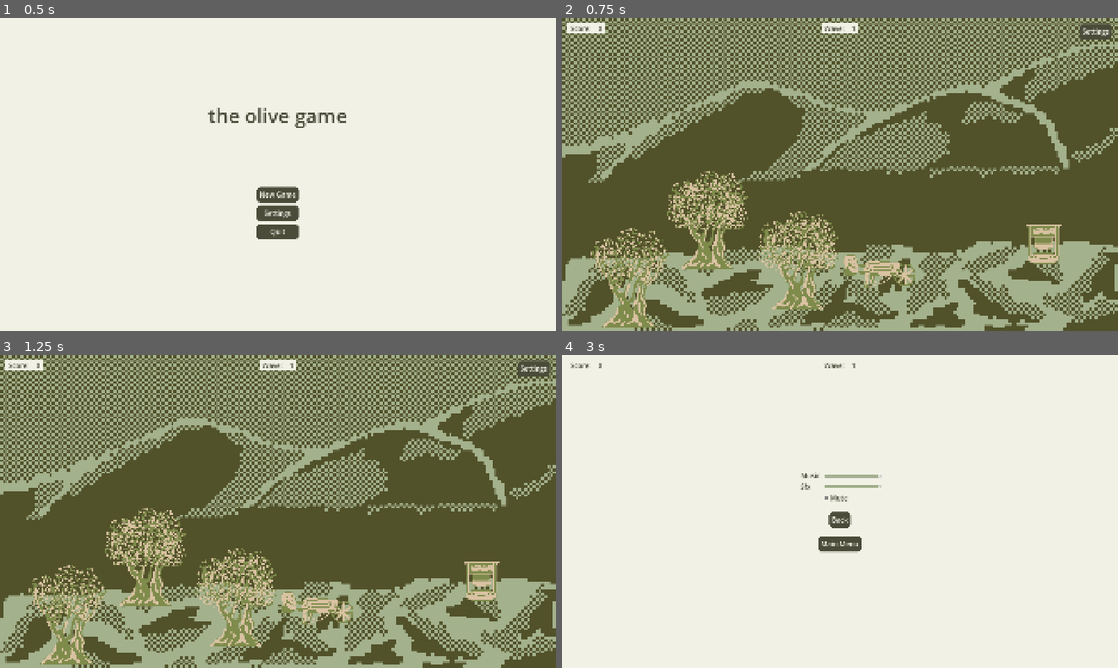
Above: before the commit, frames 1-4 (two rows, left to right).
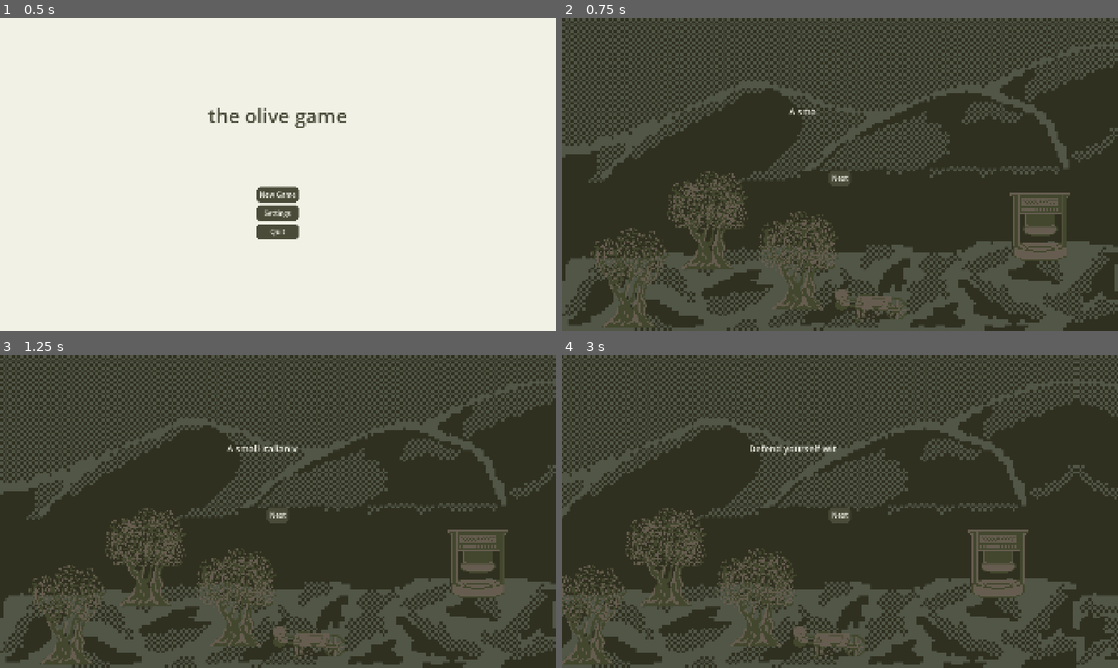
Above: after the commit, the same moments.

Repository: AntonioDell/mini-jam-203
Game: Godot game, scene res://main.tscn
Two runs of this game, one before a commit and one after it. Both use one fixed random seed, a clock stepped at 60 frames per second and the inputs below. Sound files missing from this copy of the repository are replaced by a short silence.
Inputs (mouse positions are in pixels of both pictures, inside the frame that each line leads up to):
- Up to frame 1 (0.5 s): no input
- Up to frame 2 (0.75 s): click "New Game" at 0.5 s
- Up to frame 3 (1.25 s): no input
- Up to frame 4 (3 s): click (840, 514) at 1.25 s, where only the run after the commit has a clickable "Next"; click (840, 514) at 2 s, where only the run after the commit has a clickable "Next"; click (1095, 367) at 2.75 s, where only the run before the commit has a clickable "Settings"

Frame 1 is identical in both runs. In frame 2, 99% of the frame differs, in the area x 0-100%, y 0-100%; in frame 3, 99%; in frame 4, 100%.

Commit message:
Add tutorial and qa stuff

Diff:
--- a/boiling/boiling_station.tscn
+++ b/boiling/boiling_station.tscn
@@ -4,9 +4,9 @@
 [ext_resource type="Script" uid="uid://c74c4jlxg4wv1" path="res://boiling/boiling_station_view.gd" id="1_rhyhh"]
 [ext_resource type="Theme" uid="uid://cnjgl72dvtjf4" path="res://theme.tres" id="2_ev050"]
 [ext_resource type="Script" uid="uid://dntnxsnbpww2" path="res://boiling/boiling_station_heating_incrementer.gd" id="2_fq6gp"]
-[ext_resource type="Texture2D" uid="uid://cqvxj3ylb1wmb" path="res://0_sprites/scaled_down/Fire.png" id="3_aso6l"]
 [ext_resource type="PackedScene" uid="uid://bswejc7ynxy08" path="res://click_input_area.tscn" id="5_ccy1n"]
-[ext_resource type="Texture2D" uid="uid://dhiwc4n8rkhea" path="res://0_sprites/scaled_down/Barrelrow.png" id="6_t80uk"]
+[ext_resource type="Texture2D" uid="uid://dghokhkwoxy7g" path="res://0_sprites/original/Fire.png" id="5_t80uk"]
+[ext_resource type="Texture2D" uid="uid://bu4m5m8rx22qc" path="res://0_sprites/original/Barrelrow.png" id="6_8he7g"]
 [ext_resource type="AudioStream" uid="uid://cngokref2vtjo" path="res://1_sound/bubbling.mp3" id="7_t80uk"]
 
 [sub_resource type="Curve" id="Curve_fq6gp"]
@@ -18,7 +18,7 @@
 tracks/0/type = "value"
 tracks/0/imported = false
 tracks/0/enabled = true
-tracks/0/path = NodePath(".:frame")
+tracks/0/path = NodePath("Sprite2D:frame")
 tracks/0/interp = 1
 tracks/0/loop_wrap = true
 tracks/0/keys = {
@@ -37,7 +37,7 @@
 "times": PackedFloat32Array(0),
 "transitions": PackedFloat32Array(1),
 "update": 0,
-"values": [Vector2(0, -54)]
+"values": [Vector2(0, -100)]
 }
 
 [sub_resource type="Animation" id="Animation_t80uk"]
@@ -46,7 +46,7 @@
 tracks/0/type = "value"
 tracks/0/imported = false
 tracks/0/enabled = true
-tracks/0/path = NodePath(".:frame")
+tracks/0/path = NodePath("Sprite2D:frame")
 tracks/0/interp = 1
 tracks/0/loop_wrap = true
 tracks/0/keys = {
@@ -65,7 +65,7 @@
 "times": PackedFloat32Array(0, 0.2, 0.4, 0.6, 0.8),
 "transitions": PackedFloat32Array(1, 1, 1, 1, 1),
 "update": 1,
-"values": [Vector2(0, -54), Vector2(2, -54), Vector2(1, -54), Vector2(2, -54), Vector2(1, -54)]
+"values": [Vector2(0, -99.99999), Vector2(2, -100), Vector2(1, -100), Vector2(2, -100), Vector2(1, -100)]
 }
 
 [sub_resource type="AnimationLibrary" id="AnimationLibrary_8he7g"]
@@ -75,7 +75,7 @@
 }
 
 [sub_resource type="RectangleShape2D" id="RectangleShape2D_lvmb7"]
-size = Vector2(77, 121)
+size = Vector2(127, 211)
 
 [node name="BoilingStation" type="Node2D" unique_id=1758307242]
 script = ExtResource("1_fvl80")
@@ -84,18 +84,15 @@
 script = ExtResource("2_fq6gp")
 accelleration_curve = SubResource("Curve_fq6gp")
 
-[node name="BoilingStationView" type="Sprite2D" parent="." unique_id=396679798]
-texture = ExtResource("3_aso6l")
-hframes = 2
-vframes = 3
+[node name="BoilingStationView" type="Node2D" parent="." unique_id=89604207]
 script = ExtResource("1_rhyhh")
 
 [node name="Label" type="RichTextLabel" parent="BoilingStationView" unique_id=715288455]
 visible = false
 offset_left = -85.0
-offset_top = 32.0
-offset_right = 85.0
-offset_bottom = 66.0
+offset_top = 64.0
+offset_right = 101.0
+offset_bottom = 98.0
 theme = ExtResource("2_ev050")
 text = "Boiling station"
 fit_content = true
@@ -103,9 +100,9 @@
 
 [node name="State" type="RichTextLabel" parent="BoilingStationView" unique_id=1571099781]
 offset_left = -100.0
-offset_top = -125.0
+offset_top = -194.0
 offset_right = 99.0
-offset_bottom = -91.0
+offset_bottom = -160.0
 size_flags_horizontal = 3
 mouse_filter = 2
 theme = ExtResource("2_ev050")
@@ -115,9 +112,16 @@
 horizontal_alignment = 1
 vertical_alignment = 1
 
+[node name="Sprite2D" type="Sprite2D" parent="BoilingStationView" unique_id=1132436112]
+scale = Vector2(0.4, 0.4)
+texture = ExtResource("5_t80uk")
+hframes = 2
+vframes = 3
+
 [node name="OilBarrelSprite" type="Sprite2D" parent="BoilingStationView" unique_id=1482194956]
-position = Vector2(0, -54)
-texture = ExtResource("6_t80uk")
+position = Vector2(0, -100)
+scale = Vector2(0.4, 0.4)
+texture = ExtResource("6_8he7g")
 hframes = 4
 vframes = 4
 
@@ -131,7 +135,8 @@
 parameters/looping = false
 
 [node name="ClickInputArea" parent="." unique_id=719354934 instance=ExtResource("5_ccy1n")]
+position = Vector2(0, -1)
 
 [node name="CollisionShape2D" type="CollisionShape2D" parent="ClickInputArea" unique_id=98707497]
-position = Vector2(-0.5, -28.5)
+position = Vector2(-0.5, -47.5)
 shape = SubResource("RectangleShape2D_lvmb7")
--- a/boiling/boiling_station_view.gd
+++ b/boiling/boiling_station_view.gd
@@ -1,4 +1,4 @@
-extends Sprite2D
+extends Node2D
 
 
 var oil_barrel: HolderResource
--- a/click_input_area.gd
+++ b/click_input_area.gd
@@ -6,8 +6,11 @@
 signal input_area_released
 
 func _ready():
-	mouse_entered.connect(func(): is_mouse_hovering = true)
+	mouse_entered.connect(func():
+		Input.set_default_cursor_shape(Input.CURSOR_POINTING_HAND)
+		is_mouse_hovering = true)
 	mouse_exited.connect(func():
+		Input.set_default_cursor_shape(Input.CURSOR_ARROW)
 		is_mouse_hovering = false
 		if is_click_in_progress:
 			input_area_released.emit()
--- a/game_controller.gd
+++ b/game_controller.gd
@@ -27,6 +27,10 @@
 	wave_controller.next_wave_started.connect(_on_next_wave_started)
 	wave_controller.all_waves_done.connect(_on_all_waves_done)
 
+	%UI.hide()
+	%Tutorial.start()
+	%Tutorial.tutorial_finished.connect(_on_tutorial_finished)
+
 func _on_loose_condition_amount_changed(amount: int):
 	if amount == 0:
 		_loose()
@@ -42,3 +46,8 @@
 
 func _on_all_waves_done():
 	game_won.emit(score.amount)
+
+func _on_tutorial_finished():
+	%Tutorial.hide()
+	%UI.show()
+	wave_controller.start_waves()
--- a/level.tscn
+++ b/level.tscn
@@ -10,7 +10,9 @@
 [ext_resource type="Script" uid="uid://dr2xkieskyly1" path="res://holder_resource.gd" id="3_oi3di"]
 [ext_resource type="PackedScene" uid="uid://b1rosb3f76rkd" path="res://boiling/boiling_station_controller.tscn" id="4_8cye3"]
 [ext_resource type="AudioStream" uid="uid://crrcvpk7k2h1t" path="res://1_sound/loop.mp3" id="4_fj6e6"]
+[ext_resource type="Script" uid="uid://diptdiwf7nxnw" path="res://tutorial.gd" id="4_mleqk"]
 [ext_resource type="PackedScene" uid="uid://bpgkxqylobu5h" path="res://wall/wall_controller.tscn" id="5_2orkt"]
+[ext_resource type="Theme" uid="uid://d1wh1k547oikb" path="res://tutorial_theme.tres" id="5_6btg4"]
 [ext_resource type="PackedScene" uid="uid://dnhpqe5uidffi" path="res://olive_collection/olive_transporter.tscn" id="5_f2txt"]
 [ext_resource type="PackedScene" uid="uid://brv6wkifv0h1i" path="res://wave_controller.tscn" id="7_h6smj"]
 [ext_resource type="PackedScene" uid="uid://rk807chw8e65" path="res://oil_refinery/oil_refinery.tscn" id="7_n6hdu"]
@@ -29,6 +31,36 @@
 [ext_resource type="Script" uid="uid://d2plc2i5sqm57" path="res://camera_target.gd" id="25_fj6e6"]
 [ext_resource type="Texture2D" uid="uid://bgfdr2q2n8mxq" path="res://0_sprites/original/rockwall_1.png" id="28_hvubb"]
 
+[sub_resource type="InputEventKey" id="InputEventKey_mleqk"]
+device = -1
+keycode = 4194309
+
+[sub_resource type="InputEventKey" id="InputEventKey_6btg4"]
+device = -1
+keycode = 32
+unicode = 32
+
+[sub_resource type="InputEventKey" id="InputEventKey_sl4om"]
+device = -1
+keycode = 4194305
+
+[sub_resource type="InputEventMouseButton" id="InputEventMouseButton_dtg4e"]
+button_mask = 1
+position = Vector2(272, 22)
+global_position = Vector2(281, 70)
+button_index = 1
+pressed = true
+
+[sub_resource type="InputEventMouseButton" id="InputEventMouseButton_ut2i6"]
+button_mask = 2
+position = Vector2(538, 23)
+global_position = Vector2(547, 71)
+button_index = 2
+pressed = true
+
+[sub_resource type="Shortcut" id="Shortcut_0mnfp"]
+events = [SubResource("InputEventKey_mleqk"), SubResource("InputEventKey_6btg4"), SubResource("InputEventKey_sl4om"), SubResource("InputEventMouseButton_dtg4e"), SubResource("InputEventMouseButton_ut2i6")]
+
 [sub_resource type="Gradient" id="Gradient_f2txt"]
 offsets = PackedFloat32Array(0.8429561)
 colors = PackedColorArray(0.94509804, 0.94509804, 0.9019608, 1)
@@ -38,30 +70,15 @@
 width = 1920
 height = 1080
 
-[sub_resource type="Resource" id="Resource_v5j5c"]
-script = ExtResource("3_oi3di")
-amount = 25
-metadata/_custom_type_script = "uid://dr2xkieskyly1"
-
-[sub_resource type="Resource" id="Resource_5pxul"]
-script = ExtResource("3_oi3di")
-amount = 25
-metadata/_custom_type_script = "uid://dr2xkieskyly1"
-
-[sub_resource type="Resource" id="Resource_fedht"]
-script = ExtResource("3_oi3di")
-amount = 5
-metadata/_custom_type_script = "uid://dr2xkieskyly1"
-
 [sub_resource type="Curve2D" id="Curve2D_n6hdu"]
 _data = {
-"points": PackedVector2Array(0, 0, 0, 0, 1112, 873, 0, 0, 0, 0, 1520, 970)
+"points": PackedVector2Array(0, 0, 0, 0, 1083, 990, 0, 0, 0, 0, 1272.947, 871.61176, 0, 0, 0, 0, 1461, 801)
 }
-point_count = 2
+point_count = 3
 
 [sub_resource type="Curve2D" id="Curve2D_8cye3"]
 _data = {
-"points": PackedVector2Array(0, 0, 0, 0, 1748, 839, 0, 0, 0, 0, 2172.0835, 881.0703, 0, 0, 0, 0, 2297, 786)
+"points": PackedVector2Array(0, 0, 0, 0, 1649, 905, 0, 0, 0, 0, 2146, 930, 0, 0, 0, 0, 2300, 753)
 }
 point_count = 3
 
@@ -92,6 +109,21 @@
 stream_2/stream = ExtResource("20_u3yai")
 stream_3/stream = ExtResource("21_fj6e6")
 
+[sub_resource type="Resource" id="Resource_v5j5c"]
+script = ExtResource("3_oi3di")
+amount = 25
+metadata/_custom_type_script = "uid://dr2xkieskyly1"
+
+[sub_resource type="Resource" id="Resource_5pxul"]
+script = ExtResource("3_oi3di")
+amount = 25
+metadata/_custom_type_script = "uid://dr2xkieskyly1"
+
+[sub_resource type="Resource" id="Resource_fedht"]
+script = ExtResource("3_oi3di")
+amount = 5
+metadata/_custom_type_script = "uid://dr2xkieskyly1"
+
 [node name="Level" type="Node2D" unique_id=800733794]
 script = ExtResource("1_vonw3")
 
@@ -99,6 +131,7 @@
 process_mode = 3
 
 [node name="UI" type="Control" parent="CanvasLayer" unique_id=138463520]
+unique_name_in_owner = true
 layout_mode = 3
 anchors_preset = 15
 anchor_right = 1.0
@@ -204,10 +237,106 @@
 fit_content = true
 autowrap_mode = 0
 
+[node name="Tutorial" type="CanvasLayer" parent="." unique_id=541473433]
+unique_name_in_owner = true
+script = ExtResource("4_mleqk")
+
+[node name="Control" type="PanelContainer" parent="Tutorial" unique_id=729209126]
+anchors_preset = 15
+anchor_right = 1.0
+anchor_bottom = 1.0
+grow_horizontal = 2
+grow_vertical = 2
+
+[node name="MarginContainer" type="MarginContainer" parent="Tutorial/Control" unique_id=952189147]
+layout_mode = 2
+theme_override_constants/margin_top = 300
+theme_override_constants/margin_bottom = 500
+
+[node name="TextContainer" type="MarginContainer" parent="Tutorial/Control/MarginContainer" unique_id=1716782914]
+unique_name_in_owner = true
+layout_mode = 2
+size_flags_horizontal = 4
+size_flags_vertical = 0
+
+[node name="T1" type="RichTextLabel" parent="Tutorial/Control/MarginContainer/TextContainer" unique_id=1934987368]
+layout_mode = 2
+size_flags_horizontal = 4
+size_flags_vertical = 4
+theme = ExtResource("5_6btg4")
+text = "A small italian village...
+A greedy corporation..."
+fit_content = true
+autowrap_mode = 0
+visible_characters = 53
+visible_ratio = 1.06
+
+[node name="T2" type="RichTextLabel" parent="Tutorial/Control/MarginContainer/TextContainer" unique_id=254111506]
+layout_mode = 2
+size_flags_horizontal = 4
+size_flags_vertical = 4
+theme = ExtResource("5_6btg4")
+text = "Defend yourself with your only resource."
+fit_content = true
+autowrap_mode = 0
+
+[node name="T3" type="RichTextLabel" parent="Tutorial/Control/MarginContainer/TextContainer" unique_id=559606542]
+layout_mode = 2
+size_flags_horizontal = 4
+size_flags_vertical = 4
+theme = ExtResource("5_6btg4")
+text = "OLIVE OIL!
+Farm the olives from the trees,
+put it into the press,
+boil it and then..."
+fit_content = true
+autowrap_mode = 0
+
+[node name="T4" type="RichTextLabel" parent="Tutorial/Control/MarginContainer/TextContainer" unique_id=166166594]
+layout_mode = 2
+size_flags_horizontal = 4
+size_flags_vertical = 4
+theme = ExtResource("5_6btg4")
+text = "... HANDLE the intruders.
+By pouring the oil onto them."
+fit_content = true
+autowrap_mode = 0
+
+[node name="T5" type="RichTextLabel" parent="Tutorial/Control/MarginContainer/TextContainer" unique_id=1924775966]
+layout_mode = 2
+size_flags_horizontal = 4
+size_flags_vertical = 4
+theme = ExtResource("5_6btg4")
+text = "Click on stuff to do things,
+use your mouse to navigate or
+press the LEFT and RIGHT keys."
+fit_content = true
+autowrap_mode = 0
+
+[node name="T6" type="RichTextLabel" parent="Tutorial/Control/MarginContainer/TextContainer" unique_id=992249654]
+layout_mode = 2
+size_flags_horizontal = 4
+size_flags_vertical = 4
+theme = ExtResource("5_6btg4")
+text = "Godspeed, friend."
+fit_content = true
+autowrap_mode = 0
+
+[node name="NextButton" type="Button" parent="Tutorial/Control/MarginContainer" unique_id=996308883]
+unique_name_in_owner = true
+layout_mode = 2
+size_flags_horizontal = 4
+size_flags_vertical = 8
+theme = ExtResource("17_fedht")
+shortcut = SubResource("Shortcut_0mnfp")
+shortcut_feedback = false
+shortcut_in_tooltip = false
+text = "Next"
+
 [node name="AudioStreamPlayer" type="AudioStreamPlayer" parent="." unique_id=34172086]
 process_mode = 3
 stream = ExtResource("4_fj6e6")
-volume_db = -2.0
+volume_db = -5.0
 autoplay = true
 bus = &"Music"
 parameters/looping = true
@@ -252,26 +381,14 @@
 texture = ExtResource("16_6btg4")
 centered = false
 
-[node name="OliveTree1" parent="." unique_id=1680221023 instance=ExtResource("2_vonw3")]
-position = Vector2(498, 694)
-olives = SubResource("Resource_v5j5c")
-
-[node name="OliveTree2" parent="." unique_id=247438807 instance=ExtResource("2_vonw3")]
-position = Vector2(810, 834)
-olives = SubResource("Resource_5pxul")
-
-[node name="OliveTree3" parent="." unique_id=1715293771 instance=ExtResource("2_vonw3")]
-position = Vector2(226, 894)
-olives = SubResource("Resource_fedht")
-
 [node name="OliveTransporterPath" type="Path2D" parent="." unique_id=980445474]
 curve = SubResource("Curve2D_n6hdu")
 
 [node name="OliveTransporter" parent="OliveTransporterPath" unique_id=1043901175 instance=ExtResource("5_f2txt")]
-position = Vector2(1112, 873)
+position = Vector2(1083, 990)
 
 [node name="OilRefinery" parent="." unique_id=511384656 instance=ExtResource("7_n6hdu")]
-position = Vector2(1662, 774)
+position = Vector2(1651, 709)
 
 [node name="OilBarrelTransporterPath" type="Path2D" parent="." unique_id=440225832]
 curve = SubResource("Curve2D_8cye3")
@@ -311,6 +428,18 @@
 
 [node name="WallOilPour" parent="." unique_id=1221194213 instance=ExtResource("13_8b0r0")]
 position = Vector2(3071, 476)
+
+[node name="OliveTree1" parent="." unique_id=1680221023 instance=ExtResource("2_vonw3")]
+position = Vector2(498, 694)
+olives = SubResource("Resource_v5j5c")
+
+[node name="OliveTree2" parent="." unique_id=247438807 instance=ExtResource("2_vonw3")]
+position = Vector2(810, 834)
+olives = SubResource("Resource_5pxul")
+
+[node name="OliveTree3" parent="." unique_id=1715293771 instance=ExtResource("2_vonw3")]
+position = Vector2(226, 894)
+olives = SubResource("Resource_fedht")
 
 [node name="CameraTarget" type="Node2D" parent="." unique_id=1589072603]
 position = Vector2(959, 540)
--- a/oil_refinery/oil_barrel_transporter.tscn
+++ b/oil_refinery/oil_barrel_transporter.tscn
@@ -4,7 +4,7 @@
 [ext_resource type="PackedScene" uid="uid://dlidue5gocvyw" path="res://travel/travel_incrementer.tscn" id="2_3rmvk"]
 [ext_resource type="Script" uid="uid://bqj7jm8xew4wc" path="res://oil_refinery/oil_barrel_transporter_view.gd" id="2_yvl00"]
 [ext_resource type="Theme" uid="uid://cnjgl72dvtjf4" path="res://theme.tres" id="3_dre8e"]
-[ext_resource type="Texture2D" uid="uid://dhiwc4n8rkhea" path="res://0_sprites/scaled_down/Barrelrow.png" id="4_op1vi"]
+[ext_resource type="Texture2D" uid="uid://bu4m5m8rx22qc" path="res://0_sprites/original/Barrelrow.png" id="4_novdw"]
 [ext_resource type="Script" uid="uid://obq83lr7pjam" path="res://click_input_area.gd" id="5_ijnsq"]
 [ext_resource type="AudioStream" uid="uid://c4nn83bw7us87" path="res://1_sound/barrel roll.mp3" id="6_novdw"]
 
@@ -68,7 +68,7 @@
 }
 
 [sub_resource type="RectangleShape2D" id="RectangleShape2D_dre8e"]
-size = Vector2(64, 64)
+size = Vector2(92, 114)
 
 [node name="OilBarrelTransporter" type="PathFollow2D" unique_id=117764608]
 rotates = false
@@ -82,7 +82,8 @@
 script = ExtResource("2_yvl00")
 
 [node name="Sprite2D" type="Sprite2D" parent="OilBarrelTransporterView" unique_id=1265704392]
-texture = ExtResource("4_op1vi")
+scale = Vector2(0.4, 0.4)
+texture = ExtResource("4_novdw")
 hframes = 4
 vframes = 4
 
--- a/oil_refinery/oil_refinery.tscn
+++ b/oil_refinery/oil_refinery.tscn
@@ -4,7 +4,7 @@
 [ext_resource type="Script" uid="uid://b1qjinngjm2ir" path="res://oil_refinery/oil_refinery_view.gd" id="2_mrx85"]
 [ext_resource type="Theme" uid="uid://cnjgl72dvtjf4" path="res://theme.tres" id="3_is1oo"]
 [ext_resource type="PackedScene" uid="uid://bswejc7ynxy08" path="res://click_input_area.tscn" id="3_rk0u1"]
-[ext_resource type="Texture2D" uid="uid://jvvkuoumqqrl" path="res://0_sprites/scaled_down/Press_3.png" id="4_is1oo"]
+[ext_resource type="Texture2D" uid="uid://bddrmv3scod5h" path="res://0_sprites/original/Press_3.png" id="4_f2ero"]
 [ext_resource type="AudioStream" uid="uid://xscug0636xam" path="res://1_sound/smashing olives.mp3" id="5_f2ero"]
 
 [sub_resource type="Animation" id="Animation_is1oo"]
@@ -69,7 +69,7 @@
 }
 
 [sub_resource type="RectangleShape2D" id="RectangleShape2D_rk0u1"]
-size = Vector2(120, 135)
+size = Vector2(202, 233)
 
 [node name="OilRefinery" type="Node2D" unique_id=511384656]
 script = ExtResource("1_bmtb4")
@@ -90,7 +90,8 @@
 autowrap_mode = 0
 
 [node name="Sprite2D" type="Sprite2D" parent="OilRefineryView" unique_id=1352943891]
-texture = ExtResource("4_is1oo")
+scale = Vector2(0.4, 0.4)
+texture = ExtResource("4_f2ero")
 hframes = 3
 vframes = 3
 frame = 1
@@ -123,5 +124,5 @@
 [node name="ClickInputArea" parent="." unique_id=719354934 instance=ExtResource("3_rk0u1")]
 
 [node name="CollisionShape2D" type="CollisionShape2D" parent="ClickInputArea" unique_id=2064281597]
-position = Vector2(0, 5.5)
+position = Vector2(0, 12.5)
 shape = SubResource("RectangleShape2D_rk0u1")
--- /dev/null
+++ b/tutorial.gd
@@ -0,0 +1,41 @@
+extends CanvasLayer
+
+
+signal tutorial_finished
+
+
+var texts: Array
+var current_text := 0
+var is_tutorial_finished := false
+
+func start():
+	_show_text(texts[current_text])
+
+
+func _ready():
+	texts = %TextContainer.get_children()
+	for t in texts:
+		t.visible_characters = 0
+		t.hide()
+	%NextButton.pressed.connect(_on_next_button_pressed)
+
+var t: Tween
+func _show_text(text):
+	var rtl = text as RichTextLabel
+	rtl.visible_characters = 0
+	rtl.show()
+	t = create_tween()
+	t.tween_property(rtl, "visible_characters", rtl.text.length(), 2.0)
+
+func _on_next_button_pressed():
+	if is_tutorial_finished: return
+	if t.is_running():
+		t.custom_step(100000)
+		return
+	texts[current_text].hide()
+	current_text += 1
+	if current_text >= texts.size():
+		tutorial_finished.emit()
+		is_tutorial_finished = true
+		return
+	_show_text(texts[current_text])
--- /dev/null
+++ b/tutorial_theme.tres
@@ -0,0 +1,5 @@
+[gd_resource type="Theme" format=3 uid="uid://d1wh1k547oikb"]
+
+[resource]
+RichTextLabel/colors/default_color = Color(0.94509804, 0.94509804, 0.9019608, 1)
+RichTextLabel/font_sizes/normal_font_size = 32
--- a/wave_controller.gd
+++ b/wave_controller.gd
@@ -15,8 +15,12 @@
 var attacker_scene := preload("res://attacker/attacker.tscn")
 var current_wave := 0
 
+
+func start_waves():
+	_on_timeout()
+
+
 func _ready():
-	_on_timeout()
 	$Timer.timeout.connect(_on_timeout)
 
 func _on_timeout():
Not shown, added: tutorial.gd.uid
